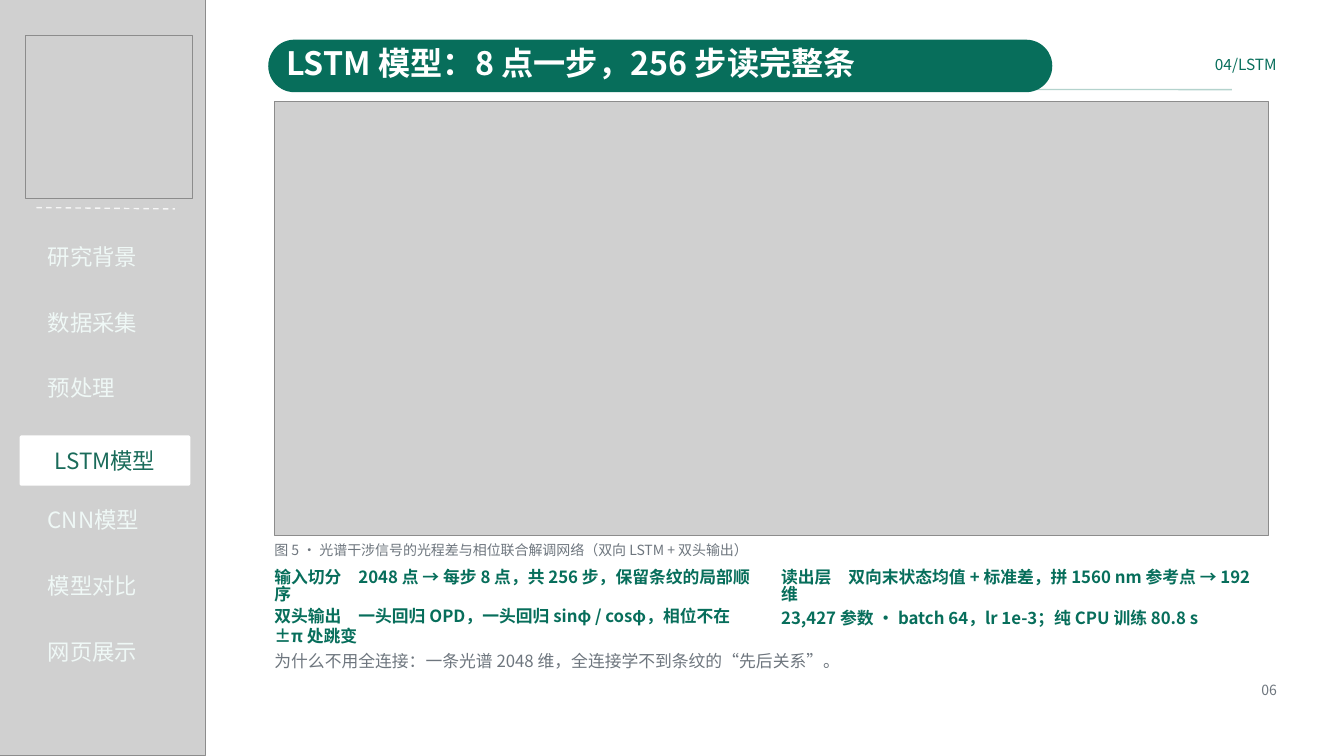
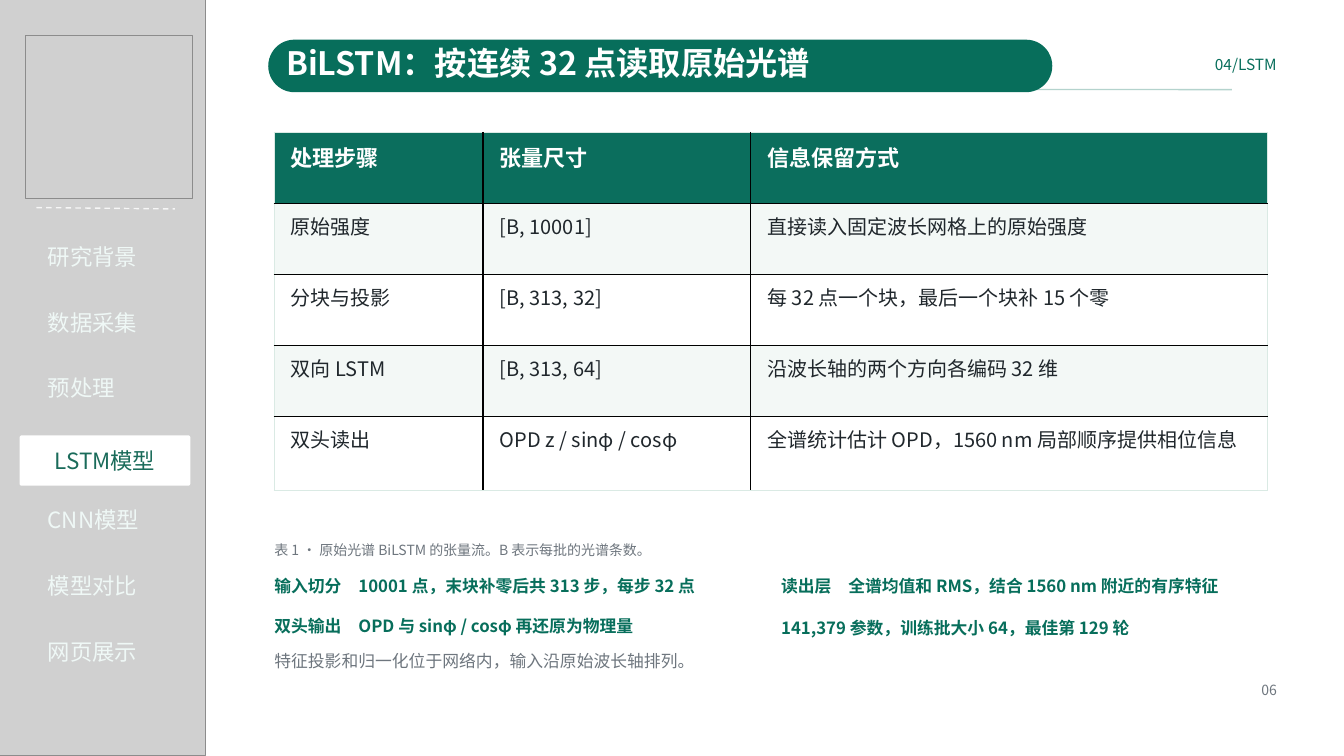
Before and after one commit to Kyson001/intelligent-demodulation-of-spectral-interference-signalsls, a slide deck: slide 6 of presentations/2.0.pptx. Drawn at 1344x756 pixels with LibreOffice and Linux fonts; fonts in the diff are those of the drawing; grey boxes stand for pictures. Boxes give left, top, right and bottom in pixels: in the first picture for what was removed or moved away, otherwise in the second. Text is boxed around its words. In the diff, an @@ line names an element or a change of style, - is before the commit and + after.

Commit message:
Train raw-spectrum CNN and BiLSTM and update project presentation

```diff
--- a/presentations/2.0.pptx
+++ b/presentations/2.0.pptx
@@ text at bbox=[286, 47, 810, 78]: text changed @@
-LSTM 模型：8 点一步，256 步读完整条
+BiLSTM：按连续 32 点读取原始光谱
@@ picture removed at bbox=[274, 102, 1268, 535] @@
@@ table added at bbox=[274, 132, 1267, 487], 5 rows, 3 columns @@
+处理步骤 | 张量尺寸 | 信息保留方式
+原始强度 | [B, 10001] | 直接读入固定波长网格上的原始强度
+分块与投影 | [B, 313, 32] | 每 32 点一个块，最后一个块补 15 个零
+双向 LSTM | [B, 313, 64] | 沿波长轴的两个方向各编码 32 维
+双头读出 | OPD z / sinφ / cosφ | 全谱统计估计 OPD，1560 nm 局部顺序提供相位信息
@@ text at bbox=[274, 543, 651, 556]: text changed @@
-图 5 · 光谱干涉信号的光程差与相位联合解调网络（双向 LSTM + 双头输出）
+表 1 · 原始光谱 BiLSTM 的张量流。B 表示每批的光谱条数。
@@ text at bbox=[274, 577, 695, 594]: text changed @@
-输入切分 2048 点 → 每步 8 点，共 256 步，保留条纹的局部顺序
+输入切分 10001 点，末块补零后共 313 步，每步 32 点
@@ text at bbox=[781, 577, 1218, 594]: text changed @@
-读出层 双向末状态均值 + 标准差，拼 1560 nm 参考点 → 192 维
+读出层 全谱均值和 RMS，结合 1560 nm 附近的有序特征
@@ text at bbox=[274, 617, 633, 636]: text changed @@
-双头输出 一头回归 OPD，一头回归 sinφ / cosφ，相位不在 ±π 处跳变
+双头输出 OPD 与 sinφ / cosφ 再还原为物理量
@@ text at bbox=[781, 619, 1130, 638]: text changed @@
-23,427 参数 · batch 64，lr 1e-3；纯 CPU 训练 80.8 s
+141,379 参数，训练批大小 64，最佳第 129 轮
@@ text at bbox=[274, 653, 694, 669]: text changed @@
-为什么不用全连接：一条光谱 2048 维，全连接学不到条纹的“先后关系”。
+特征投影和归一化位于网络内，输入沿原始波长轴排列。
```
Also in this commit, not shown: 13 other slides changed, 18 other files.
